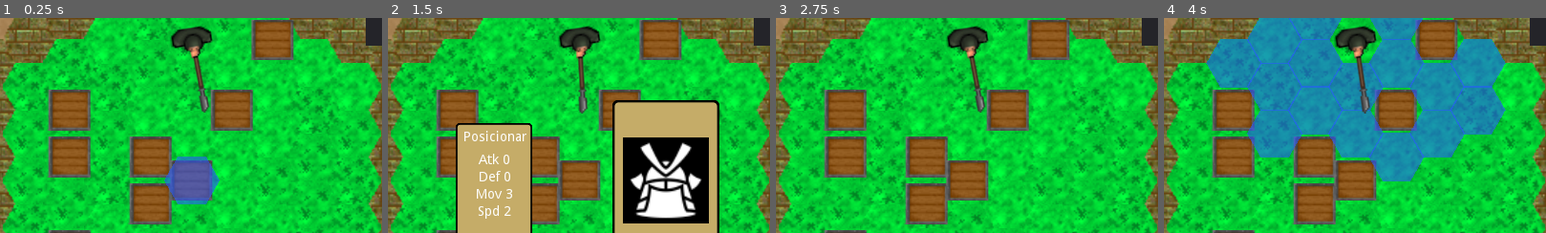
Above: before the commit, frames 1-4 (left to right).
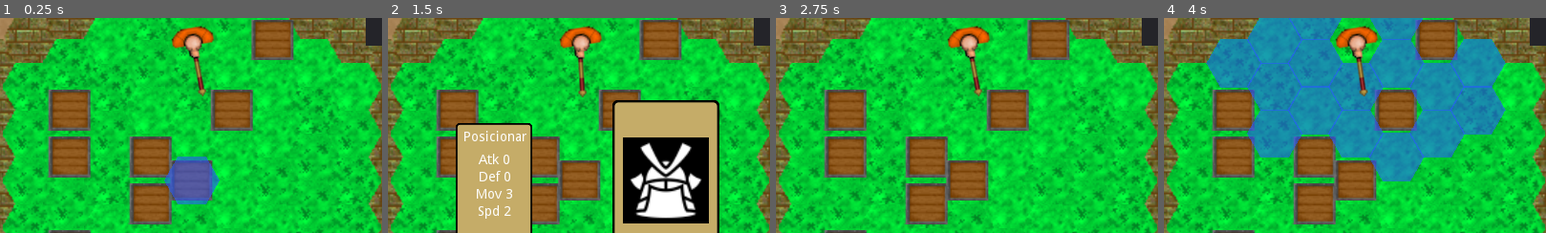
Above: after the commit, the same moments.

Repository: AndreMicheletti/samurai-hex-game
Game: Godot game, scene res://scenes/Game.tscn
Same seed, same stepped clock (60 frames per second), same inputs: the game is played once before the commit and once after it.
Inputs (mouse positions are % of the whole screen's width and height, from its top left):
- Up to frame 1 (0.25 s): no input
- Up to frame 2 (1.5 s): move the mouse to (39, 85) at 0.52 s; click (39, 85) at 0.67 s; move the mouse to (45, 84) at 1.27 s; click (45, 84) at 1.42 s
- Up to frame 3 (2.75 s): move the mouse to (57, 84) at 2.02 s; click (57, 84) at 2.17 s
- Up to frame 4 (4 s): move the mouse to (69, 99) at 2.77 s; click (69, 99) at 2.92 s; move the mouse to (93, 83) at 3.52 s; click (93, 83) at 3.67 s
The pictures show only the part of the screen within x 25-75%, y 12-62%; the shares and areas given below are measured in that part.

The runs differ from the first frame. In frame 1, 1.4% of the frame differs, in the area x 44-56%, y 3-44%; in frame 2, 1.4%, in the area x 44-56%, y 3-45%; in frame 3, 1.4%; in frame 4, 1.4%.

Commit message:
added classes passive habilities (still needs to implement Elite passive

Diff:
--- a/scenes/characters/Enemy.tscn
+++ b/scenes/characters/Enemy.tscn
@@ -1,10 +1,12 @@
-[gd_scene load_steps=15 format=2]
+[gd_scene load_steps=21 format=2]
 
 [ext_resource path="res://scripts/EnemyCharacter.gd" type="Script" id=1]
 [ext_resource path="res://resources/decks/samurai_deck.tres" type="Resource" id=2]
 [ext_resource path="res://graphics/characters/sabre_hand.png" type="Texture" id=3]
-[ext_resource path="res://graphics/characters/monk.png" type="Texture" id=4]
-[ext_resource path="res://resources/classes/elite.tres" type="Resource" id=5]
+[ext_resource path="res://graphics/characters/samurai.png" type="Texture" id=4]
+[ext_resource path="res://resources/classes/monk.tres" type="Resource" id=5]
+[ext_resource path="res://graphics/particles/twirl_01.png" type="Texture" id=6]
+[ext_resource path="res://graphics/particles/flame_01.png" type="Texture" id=7]
 
 [sub_resource type="Animation" id=1]
 resource_name = "attack_pierce"
@@ -530,8 +532,23 @@
 "values": [ Vector2( 0, 0 ), Vector2( 0, 0 ) ]
 }
 
+[sub_resource type="CanvasItemMaterial" id=10]
+blend_mode = 1
+
+[sub_resource type="Gradient" id=11]
+offsets = PoolRealArray( 0, 0.84106, 1 )
+colors = PoolColorArray( 1, 0.238281, 0.238281, 1, 1, 0.658824, 0.00392157, 1, 0, 0, 0, 1 )
+
+[sub_resource type="CanvasItemMaterial" id=12]
+blend_mode = 1
+
+[sub_resource type="Gradient" id=13]
+offsets = PoolRealArray( 0, 0.529801, 0.993378 )
+colors = PoolColorArray( 0.779888, 0.914062, 0.44989, 1, 0.280487, 0.680671, 0.710938, 1, 0, 0, 0, 1 )
+
 [node name="Enemy" type="Node2D"]
 script = ExtResource( 1 )
+PlayerName = "Enemy"
 characterClass = ExtResource( 5 )
 deck = ExtResource( 2 )
 
@@ -567,3 +584,41 @@
 z_index = 10
 texture = ExtResource( 3 )
 offset = Vector2( -12, 0 )
+flip_v = true
+
+[node name="FlamesP" type="CPUParticles2D" parent="Pivot/character/Position2D"]
+material = SubResource( 10 )
+position = Vector2( 0, -16.2827 )
+z_index = 20
+emitting = false
+amount = 25
+local_coords = false
+texture = ExtResource( 7 )
+emission_shape = 2
+emission_rect_extents = Vector2( 0, 12 )
+gravity = Vector2( 0, 0 )
+angular_velocity = 40.0
+angular_velocity_random = 1.0
+scale_amount = 0.01
+scale_amount_random = 0.02
+color_ramp = SubResource( 11 )
+
+[node name="AdvantageP" type="CPUParticles2D" parent="."]
+material = SubResource( 12 )
+z_index = 10
+emitting = false
+amount = 5
+lifetime = 0.7
+texture = ExtResource( 6 )
+emission_shape = 1
+emission_sphere_radius = 10.0
+direction = Vector2( 0, 1 )
+spread = 180.0
+gravity = Vector2( 0, 0 )
+initial_velocity = 20.0
+angular_velocity = 1000.0
+angular_velocity_random = 0.2
+damping = 6.0
+scale_amount = 0.01
+scale_amount_random = 0.02
+color_ramp = SubResource( 13 )
--- a/scenes/characters/Player.tscn
+++ b/scenes/characters/Player.tscn
@@ -1,10 +1,12 @@
-[gd_scene load_steps=15 format=2]
+[gd_scene load_steps=21 format=2]
 
 [ext_resource path="res://scripts/Character.gd" type="Script" id=1]
 [ext_resource path="res://resources/decks/samurai_deck.tres" type="Resource" id=2]
 [ext_resource path="res://graphics/characters/sabre_hand.png" type="Texture" id=3]
 [ext_resource path="res://graphics/characters/samurai.png" type="Texture" id=4]
 [ext_resource path="res://resources/classes/samurai.tres" type="Resource" id=5]
+[ext_resource path="res://graphics/particles/twirl_01.png" type="Texture" id=6]
+[ext_resource path="res://graphics/particles/flame_01.png" type="Texture" id=7]
 
 [sub_resource type="Animation" id=1]
 resource_name = "attack_pierce"
@@ -530,6 +532,20 @@
 "values": [ Vector2( 0, 0 ), Vector2( 0, 0 ) ]
 }
 
+[sub_resource type="CanvasItemMaterial" id=12]
+blend_mode = 1
+
+[sub_resource type="Gradient" id=13]
+offsets = PoolRealArray( 0, 0.84106, 1 )
+colors = PoolColorArray( 1, 0.238281, 0.238281, 1, 1, 0.658824, 0.00392157, 1, 0, 0, 0, 1 )
+
+[sub_resource type="CanvasItemMaterial" id=10]
+blend_mode = 1
+
+[sub_resource type="Gradient" id=11]
+offsets = PoolRealArray( 0, 0.529801, 0.993378 )
+colors = PoolColorArray( 0.779888, 0.914062, 0.44989, 1, 0.280487, 0.680671, 0.710938, 1, 0, 0, 0, 1 )
+
 [node name="Player" type="Node2D"]
 script = ExtResource( 1 )
 characterClass = ExtResource( 5 )
@@ -568,3 +584,40 @@
 texture = ExtResource( 3 )
 offset = Vector2( -12, 0 )
 flip_v = true
+
+[node name="FlamesP" type="CPUParticles2D" parent="Pivot/character/Position2D"]
+material = SubResource( 12 )
+position = Vector2( 0, -16.2827 )
+z_index = 20
+emitting = false
+amount = 25
+local_coords = false
+texture = ExtResource( 7 )
+emission_shape = 2
+emission_rect_extents = Vector2( 0, 12 )
+gravity = Vector2( 0, 0 )
+angular_velocity = 40.0
+angular_velocity_random = 1.0
+scale_amount = 0.01
+scale_amount_random = 0.02
+color_ramp = SubResource( 13 )
+
+[node name="AdvantageP" type="CPUParticles2D" parent="."]
+material = SubResource( 10 )
+z_index = 10
+emitting = false
+amount = 5
+lifetime = 0.7
+texture = ExtResource( 6 )
+emission_shape = 1
+emission_sphere_radius = 10.0
+direction = Vector2( 0, 1 )
+spread = 180.0
+gravity = Vector2( 0, 0 )
+initial_velocity = 20.0
+angular_velocity = 1000.0
+angular_velocity_random = 0.2
+damping = 6.0
+scale_amount = 0.01
+scale_amount_random = 0.02
+color_ramp = SubResource( 11 )
--- a/scripts/Character.gd
+++ b/scripts/Character.gd
@@ -16,6 +16,7 @@
 var damage = 0
 var moved = 0
 var hand = []
+var advantage = false # if true, will attack first on next turn
 var active = false
 var defeated = false
 
@@ -134,10 +135,18 @@
 	return world.HexCell.new(hex_pos)
 
 func attacked():
-	pass
+	set_attack_advantage(false)
 
 func defended():
-	pass
+	if characterClass.passiveHability == ClassResource.Passive.DEF_COUNTER:
+		set_speed_advantage(true)
+
+func set_speed_advantage(value):
+	advantage = value
+	$AdvantageP.emitting = value
+
+func set_attack_advantage(value):
+	$Pivot/character/Position2D/FlamesP.emitting = value
 
 func hit(atk_damage):
 	emit_signal("character_hit", self, atk_damage)
--- a/scripts/EnemyCharacter.gd
+++ b/scripts/EnemyCharacter.gd
@@ -2,7 +2,7 @@
 
 enum AIMode {RANDOM, BALANCED, AGRESSIVE, DEFENSIVE}
 
-var ai_mode = AIMode.RANDOM
+export(AIMode) var ai_mode = AIMode.RANDOM
 
 # Called when the node enters the scene tree for the first time.
 func _ready():
@@ -46,23 +46,26 @@
 
 	var moves = get_remaining_moves()
 	if moves > path.size():
-		var random_moves = moves - path.size()
+		print("MOVE RANDOM")
 		match ai_mode:
 			AIMode.RANDOM:
+				# MOVE RANDOM
 				randomize()
-				# MOVE RANDOM
-				while random_moves > 0:
-					var adjc = get_cell().get_all_adjacent()
-					if adjc.size() <= 0:
-						print("NOWHERE TO MOVE")
-						break
-					var dest = adjc[randi() % adjc.size()]
-					if not world.is_obstacle(dest.get_axial_coords()):
-						var random_wait = (randi() % 3) / 10.0
-						yield(get_tree().create_timer(random_wait), "timeout")
-						move_to(dest.get_axial_coords())
-						yield(self, "move_ended")
-				print("MOVE RANDOM")
+				var adjc = get_cell().get_all_adjacent()
+				if adjc.size() <= 0:
+					print("NOWHERE TO MOVE")
+					return select_movement()
+				# FIND VALID DESTINATION TO MOVE
+				var dest = adjc[randi() % adjc.size()]
+				while world.is_obstacle(dest.get_axial_coords()):
+					dest = adjc[randi() % adjc.size()]
+				# MOVE
+				var random_wait = (randi() % 3) / 10.0
+				yield(get_tree().create_timer(random_wait), "timeout")
+				move_to(dest.get_axial_coords())
+				yield(self, "move_ended")
+				# CALL RECURSIVE
+				return select_movement()
 			AIMode.BALANCED:
 				pass
 			AIMode.AGGRESSIVE:
--- a/scripts/Game.gd
+++ b/scripts/Game.gd
@@ -147,6 +147,10 @@
 	if defensor == self.enemy:
 		yield(defensor.reveal_card(), "completed")
 
+	if damage == 0 and player.characterClass.passiveHability == ClassResource.Passive.IGNORE_DEF:
+		attacker.set_attack_advantage(true)
+		damage = 1
+
 	if damage > 0:
 		# play animation
 		attacker.play_attack(attacker.selected_card)
@@ -168,7 +172,13 @@
 
 func compare_cards():
 	# Compare the cards speed and return the turn order
-	# return [player, enemy]
+	if player.advantage and not enemy.advantage:
+		player.set_speed_advantage(false)
+		return [player, enemy]
+	elif enemy.advantage and not player.advantage:
+		enemy.set_speed_advantage(false)
+		return [enemy, player]
+
 	if player.selected_card.speed != enemy.selected_card.speed:
 		if player.selected_card.speed > enemy.selected_card.speed:
 			return [player, enemy]
Binary file added: graphics/particles/twirl_01.png
Not shown, added: graphics/particles/twirl_01.png.import
